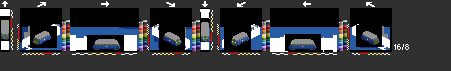
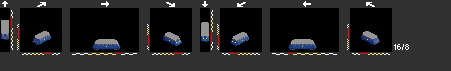
Layers edited between the first and the second 451×71 image:
removed layer "Palette" over bbox(62, 20, 347, 51)
hid "TGOJ_new", painted on it over bbox(1, 20, 378, 47)
showed "SJ", painted on it over bbox(1, 20, 377, 47)
painted on "Yo1s" over bbox(0, 9, 390, 52)
removed layer "Bakgrund" over bbox(0, 9, 390, 52)
